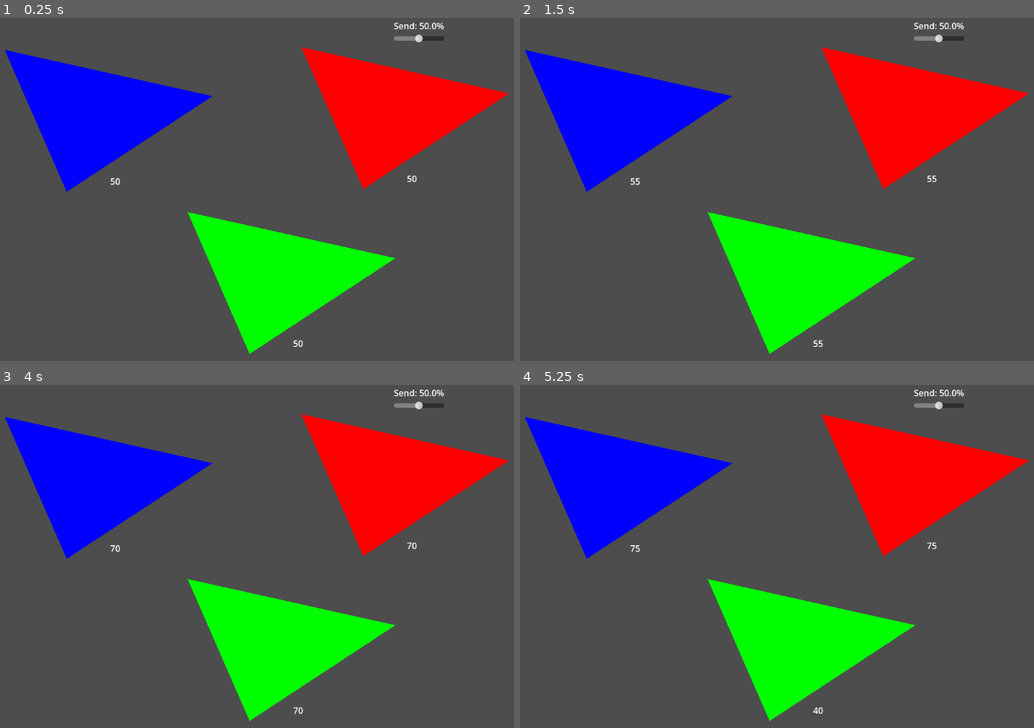
Above: before the commit, frames 1-4 (two rows, left to right).
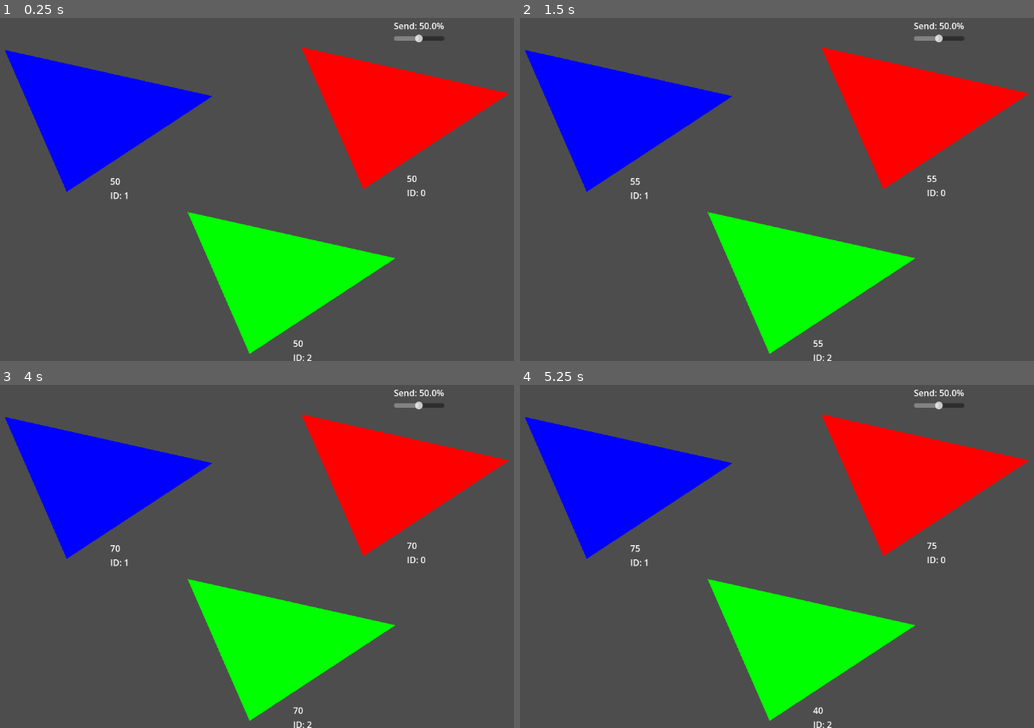
Above: after the commit, the same moments.

Repository: sprawy8/gameio
Game: Godot game, scene res://scenes/Map.tscn
Same seed, same stepped clock (60 frames per second), same inputs: the game is played once before the commit and once after it.
Inputs (mouse positions are in pixels of both pictures, inside the frame that each line leads up to):
- Up to frame 1 (0.25 s): no input
- Up to frame 2 (1.5 s): tap Enter at 0.5 s; move the mouse to (777, 31) at 0.52 s; click (777, 31) at 0.67 s; tap Space at 1.25 s; move the mouse to (outside the picture) at 1.27 s; click (outside the picture) at 1.42 s
- Up to frame 3 (4 s): tap Enter at 2, 3.5 s; move the mouse to (143, 563) at 2.02 s; click (143, 563) at 2.17 s; tap Space at 2.75 s; move the mouse to (241, 621) at 2.77 s; click (241, 621) at 2.92 s; move the mouse to (457, 604) at 3.52 s; click (457, 604) at 3.67 s
- Up to frame 4 (5.25 s): tap Space at 4.25 s; move the mouse to (602, 498) at 4.27 s; click (602, 498) at 4.42 s; move the mouse to (823, 553) at 5.02 s; click (823, 553) at 5.17 s

The runs differ from the first frame. In frame 1, 0.1% of the frame differs, in the area x 21-83%, y 49-100%; in frame 2, 0.1%; in frame 3, 0.1%; in frame 4, 0.1%.

Commit message:
Added neighbor logic

Diff:
--- a/gejmjo/scripts/Map.gd
+++ b/gejmjo/scripts/Map.gd
@@ -7,6 +7,7 @@
 #Growth of troops
 var growth_interval = 1.0 # seconds
 var growth_amount = 5
+
 
 func _ready():
 	territories = get_tree().get_nodes_in_group("territories")
@@ -59,6 +60,9 @@
 			selected_source = null
 
 func send_troops(source, target):
+	if target.territory_id not in source.neighbor_ids:
+		print("Can't attack non-neighboring territory!")
+		return
 	var send_percent = troop_slider.value / 100.0
 	var troops_to_send = int(source.troop_count * send_percent)
 	if troops_to_send == 0:
@@ -81,8 +85,24 @@
 		Color.GREEN,
 	]
 
-	for i in range(min(territories.size(), player_colors.size())):
-		territories[i].assign_owner(i, player_colors[i])
-		#territories[i].troop_count = randi_range(20, 50)
-		territories[i].troop_count = 50
-		territories[i].update_display()
+	for i in range(territories.size()):
+		var territory = territories[i]
+		territory.territory_id = i
+		# For now, assign the first few territories to players, the rest remain neutral
+		if i < player_colors.size():
+			territory.assign_owner(i, player_colors[i])
+		else:
+			territory.assign_owner(-1, Color(0.7, 0.7, 0.7))  # Neutral color
+		territory.troop_count = 50
+		territory.update_display()
+	# Manually define neighbors for now
+	# Format: territory_id : [neighbor_ids]
+	var neighbor_map = {
+		0: [1, 2],
+		1: [0, 2],
+		2: [0, 1]
+	}
+
+	for id in neighbor_map.keys():
+		territories[id].neighbor_ids = neighbor_map[id]
+		print("Territory ID:", id, " Neighbor_ids:", territories[id].neighbor_ids)
--- a/gejmjo/scripts/Territory.gd
+++ b/gejmjo/scripts/Territory.gd
@@ -3,17 +3,26 @@
 @export var owner_id: int = -1
 @export var troop_count: int = 0
 
+@export var territory_id: int = -1
+#@export var neighbor_ids: Array[int] = []
+@export var neighbor_ids := []
+
 var default_color = Color(0.8, 0.8, 0.8)
 var selected_color = Color(1, 1, 0)
 var is_selected: bool = false
+
 
 @onready var poly = $Polygon2D
 @onready var label = $Label
 @onready var collision: CollisionPolygon2D = $CollisionPolygon2D
 
+func _init():
+	neighbor_ids = []
+
 func _ready():
 	# Make sure the territory is in the group, so Map.gd finds it
 	add_to_group("territories")
+	print("territory_id:", territory_id, "neighbor_ids:", neighbor_ids)
 	#collision.input_pickable = true
 	# Give it a default color for testing (will be overwritten later)
 	#$Polygon2D.color = Color.RED
@@ -23,7 +32,8 @@
 	#Highlight selected
 	#poly.color = selected_color if is_selected else default_color
 	#poly.color = default_color
-	label.text = str(troop_count)
+	#label.text = str(troop_count)
+	label.text = str(troop_count) + "\nID: " + str(territory_id)
 
 func assign_owner(id: int, color: Color):
 	owner_id = id
